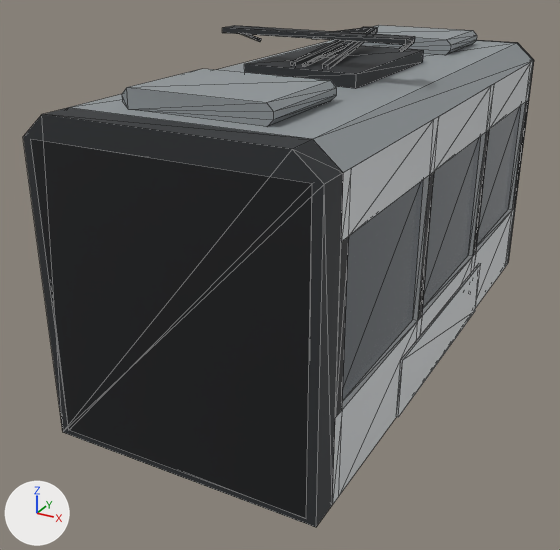
Renders of the glTF model assets/models/52t-d.glb from each side of a commit.
The view is the same before and after, from a camera (50 mm lens) standing at (3.2, -7.01, 4.34) and looking at (-0.36, -0.53, 1.1). Lighting does not change. The marker at lower left points along +X, +Y and +Z. The picture after the commit comes second. Mesh edges are drawn as thin lines. Vertices at exactly the same position are counted once.

Objects in the first picture: '52t-d'.
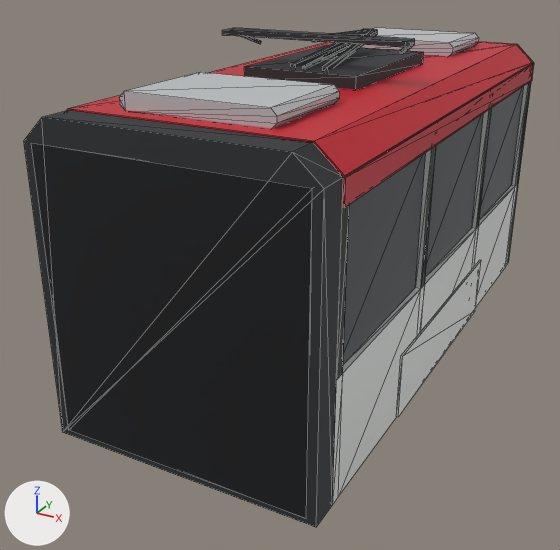
Where the change shows, as pixel boxes [x1, y1, x2, y2] in the pictures (560 x 550 px; the box of a moved part takes in the faces that stretch with it):
'52t-d', reshaped
    before: [23, 25, 534, 527]
    after: [24, 28, 534, 527]
part 1 of me_52t_d, moved or reshaped
    before: [345, 25, 477, 55]
    after: [345, 28, 479, 56]
part 2 of me_52t_d, moved or reshaped
    before: [122, 69, 337, 126]
    after: [119, 72, 340, 129]
part 3 of me_52t_d, moved or reshaped
    before: [244, 43, 424, 88]
    after: [245, 45, 424, 90]
part 4 of me_52t_d, moved or reshaped
    before: [290, 27, 365, 65]
    after: [290, 29, 366, 67]
part 5 of me_52t_d, moved or reshaped
    before: [322, 27, 377, 67]
    after: [322, 29, 377, 70]
part 6 of me_52t_d, moved or reshaped
    before: [315, 27, 372, 40]
    after: [312, 29, 372, 42]
part 7 of me_52t_d, moved or reshaped
    before: [222, 25, 415, 45]
    after: [222, 28, 415, 47]
part 8 of me_52t_d, moved or reshaped
    before: [242, 34, 261, 42]
    after: [242, 36, 261, 44]
part 9 of me_52t_d, moved or reshaped
    before: [399, 42, 414, 52]
    after: [399, 45, 414, 54]
part 10 of me_52t_d, moved or reshaped
    before: [23, 40, 534, 500]
    after: [24, 42, 534, 500]
part 11 of me_52t_d, recoloured
    before: [335, 62, 531, 421]
    after: [335, 83, 528, 421]
part 12 of me_52t_d, recoloured
    before: [342, 106, 521, 401]
    after: [343, 86, 524, 364]
part 13 of me_52t_d, recoloured
    before: [69, 40, 516, 139]

Edits to the bpy script that builds the scene:
```text
Add mat_52troof:
    mat_52troof = principled_material('52tRoof')
    mat_52troof.base_color = (0.539, 0.565, 0.578)  # light grey #c2c6c8
    mat_52troof.metallic = 0.12
    mat_52troof.roughness = 0.55
Add mat_52tglass:
    mat_52tglass = principled_material('52tGlass')
    mat_52tglass.base_color = (0.00561, 0.007, 0.00972)  # black #111419
    mat_52tglass.metallic = 0.3
    mat_52tglass.roughness = 0.3
    mat_52tglass.emission_color = (0.02, 0.023, 0.026)  # black #272a2d
    mat_52tglass.emission_strength = 1.0
Add mat_52tbody:
    mat_52tbody = principled_material('52tBody')
    mat_52tbody.base_color = (0.815, 0.831, 0.815)  # white #e9ebe9
    mat_52tbody.metallic = 0.08
    mat_52tbody.roughness = 0.45
Change me_52t_d:
    remove me_52t_d.from_pydata(...)  # 396 vertices, 672 faces; spans x -1.27..1.27, y -2.9..2.9, z 0.0..3.54
    add me_52t_d.from_pydata(...)  # 412 vertices, 708 faces; spans x -1.27..1.27, y -2.9..2.9, z 0.0..3.52
    me_52t_d part 1: the loose piece of 16 vertices spanning x -0.65..0.65, y 1.45..2.45, z 3.14..3.3 is scaled about its middle by (1.04, 1, 0.938), then moved by (0.0, 0.0, -0.03), in mat_52troof (light grey #c2c6c8)
    me_52t_d part 2: the loose piece of 16 vertices spanning x -0.65..0.65, y -2.45..-1.45, z 3.14..3.3 is scaled about its middle by (1.04, 1, 0.938), then moved by (0.0, 0.0, -0.03), in mat_52troof (light grey #c2c6c8)
    me_52t_d part 3: the loose piece of 8 vertices spanning x -0.55..0.55, y -0.85..0.85, z 3.14..3.26 is moved by (0.0, 0.0, -0.02)
    me_52t_d part 4: the loose piece of 8 vertices spanning x -0.19..-0.02, y -0.66..0.76, z 3.24..3.46 is moved by (0.0, 0.0, -0.02)
    me_52t_d part 5: the loose piece of 8 vertices spanning x 0.02..0.19, y -0.66..0.76, z 3.24..3.46 is moved by (0.0, 0.0, -0.02)
    me_52t_d part 6: the loose piece of 8 vertices spanning x -0.02..0.02, y -0.55..0.75, z 3.42..3.52 is moved by (0.0, 0.0, -0.02)
    me_52t_d part 7: the loose piece of 8 vertices spanning x -0.9..0.9, y -0.66..-0.44, z 3.5..3.54 is moved by (0.0, 0.0, -0.02)
    me_52t_d part 8: the loose piece of 8 vertices spanning x -0.9..-0.7, y -0.46..-0.26, z 3.39..3.51 is moved by (0.0, 0.0, -0.02)
    me_52t_d part 9: the loose piece of 8 vertices spanning x 0.7..0.9, y -0.46..-0.26, z 3.39..3.51 is moved by (0.0, 0.0, -0.02)
    me_52t_d part 10
    12 vertices are removed from x -1.25..1.25, y -2.62..2.84, z 2.48..3.39
    53 faces are deleted
    16 vertices in x -1.25..1.25, y -2.9..2.9, z 2.94..2.95 move by (0.0, 0.0, -0.03)
    12 vertices in x -1.25..1.25, y -2.62..2.84, z 1.1 move by (0.0, 0.0, 0.32)
    8 vertices in x -1.25..1.25, y 0.94..2.72, z 1.1 move by (0.0, 0.01, 0.32)
    8 vertices in x -1.25..1.25, y 0.94..2.72, z 2.48 move by (0.0, 0.01, 0.24)
    8 vertices in x -1.25..1.25, y -0.84..1.06, z 2.48 move by (0.0, 0.0, 0.24)
    8 vertices in x -1.25..1.25, y -2.5..-0.72, z 1.1 move by (0.0, -0.01, 0.32)
    40 vertices move from x -1.27..1.27, y -2.9..2.9, z 0.3..3.14 to x -1.27..1.27, y -2.9..2.9, z 0.3..3.12
    28 vertices are added at x -1.27..1.27, y -2.62..2.84, z 2.72..3.35
    8 new faces join them, mat_52tbody (white #e9ebe9)
    6 new faces join them, mat_52tmask (black #08090c)
    10 new faces join them, mat_52troof (light grey #c2c6c8)
    29 new faces join them, mat_trim (dark grey #2e3134)
    36 new faces join them, mat_52tred (red #c81a2b)
    me_52t_d part 11: 120 faces spanning x -1.27..1.27, y -2.62..2.84, z 0.3..2.92 switch from mat_greylight (light grey #d8dbdd) to mat_52tbody (white #e9ebe9)
    me_52t_d part 12: 12 faces spanning x -1.2..1.2, y -2.51..2.73, z 1.42..2.72 switch from mat_glass (black #0b0f14) to mat_52tglass (black #111419)
    me_52t_d part 13: 2 faces spanning x -1.03..1.03, y -2.62..2.84, z 3.12 switch from mat_roof (grey #969c9f) to mat_52troof (light grey #c2c6c8)
    add me_52t_d.materials.append(mat_52tmask)  # black #08090c
    add me_52t_d.materials.append(mat_52tred)  # red #c81a2b
```
